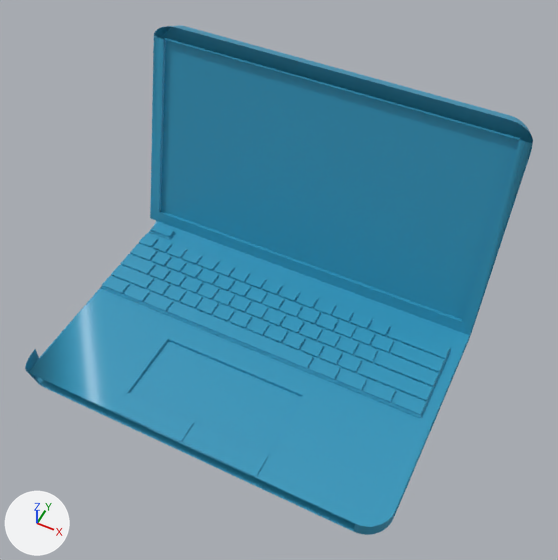
A saved change to the FBX model Assets/Furniture Assets/FBX/laptop.fbx.
The view is the same before and after, from a 50 mm camera at (1.86, -3.23, 5.0) aimed at (0.16, 0.16, 0.76). The lights are fixed; the arrows at lower left show +X, +Y and +Z. Vertices at the same position are counted once.

Script lines for the objects in view, before the commit:
```python
mat_material = principled_material('Material')
mat_material.base_color = (0.032, 0.315, 0.507)  # cyan #3298bd
mat_material.roughness = 0.4
me_cube = bpy.data.meshes.new('Cube')
me_cube.from_pydata(...)  # 1002 vertices, 930 faces; spans x -1.52..1.52, y -1.0..1.44, z -0.06..1.81
me_cube.materials.append(mat_material)  # cyan #3298bd
ob_cube = bpy.data.objects.new('Cube', me_cube)
ob_cube.location = (0.0, 0.0, 0.0)
```
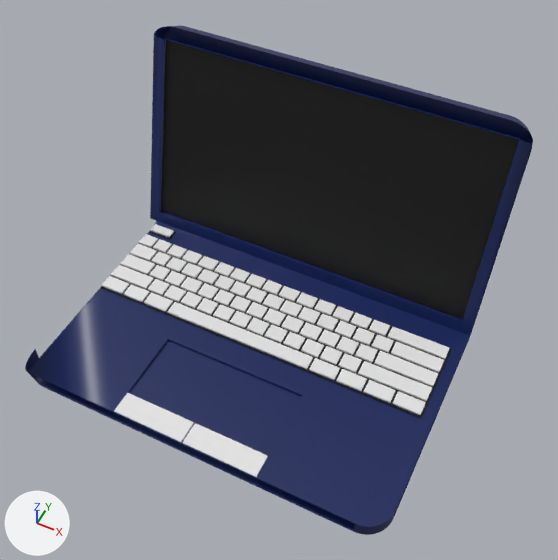
What changed in the scene script:
```text
Change mat_material:
    mat_material.base_color: (0.032, 0.315, 0.507) -> (0.00559, 0.0162, 0.107)  # cyan #3298bd -> dark blue #11225c
Add mat_material_001:
    mat_material_001 = principled_material('Material.001')
    mat_material_001.base_color = (0.00155, 0.00155, 0.00155)  # black #050505
Add mat_material_002:
    mat_material_002 = principled_material('Material.002')
    mat_material_002.base_color = (0.8, 0.8, 0.8)  # white #e7e7e7
Change me_cube:
    where me_cube.from_pydata(...)  # 1002 vertices, 930 faces; spans x -1.52..1.52, y -1.0..1.44, z -0.06..1.81
    used by ob_cube; location = (0.0, 0.0, 0.0)
    me_cube part 1: 389 of the faces centred in x -1.43..1.43, y -0.03..0.82, z 0.07..0.09 switch from mat_material (cyan #3298bd) to mat_material_001 (black #050505)
    me_cube part 2: 1 of the faces centred in x 0.0, y 1.13, z 0.92 switch from mat_material (cyan #3298bd) to mat_material_001 (black #050505)
    me_cube part 3: 456 of the faces centred in x -1.42..1.42, y -0.02..0.81, z 0.09..0.1 switch from mat_material (cyan #3298bd) to mat_material_002 (white #e7e7e7)
    me_cube part 4: 6 of the faces centred in x -0.63..-0.04, y -0.99..-0.81, z 0.07 switch from mat_material (cyan #3298bd) to mat_material_002 (white #e7e7e7)
    me_cube part 5: 4 of the faces centred in x 0.26..0.56, y -0.99..-0.81, z 0.07 switch from mat_material (cyan #3298bd) to mat_material_002 (white #e7e7e7)
```

Location of each change, [x1, y1, x2, y2] in pixels of the pictures (558 x 560 px):
'Cube', recoloured: [25, 26, 533, 535] in both
part 1 of me_cube, recoloured (blue to white): [101, 230, 451, 418] in both
part 2 of me_cube, recoloured (cyan to black): [161, 40, 519, 320] in both
part 3 of me_cube, recoloured (cyan to white): [102, 224, 450, 415] in both
part 4 of me_cube, recoloured (cyan to white): [114, 393, 194, 442] in both
part 5 of me_cube, recoloured (cyan to white): [182, 423, 268, 477] in both
